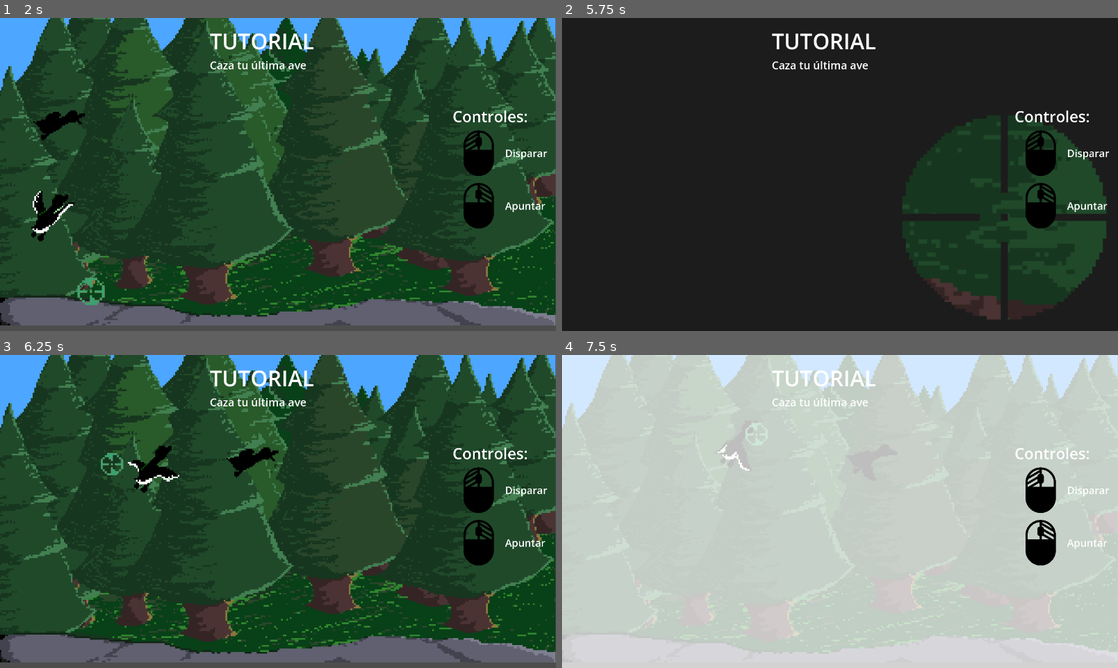
Above: before the commit, frames 1-4 (two rows, left to right).
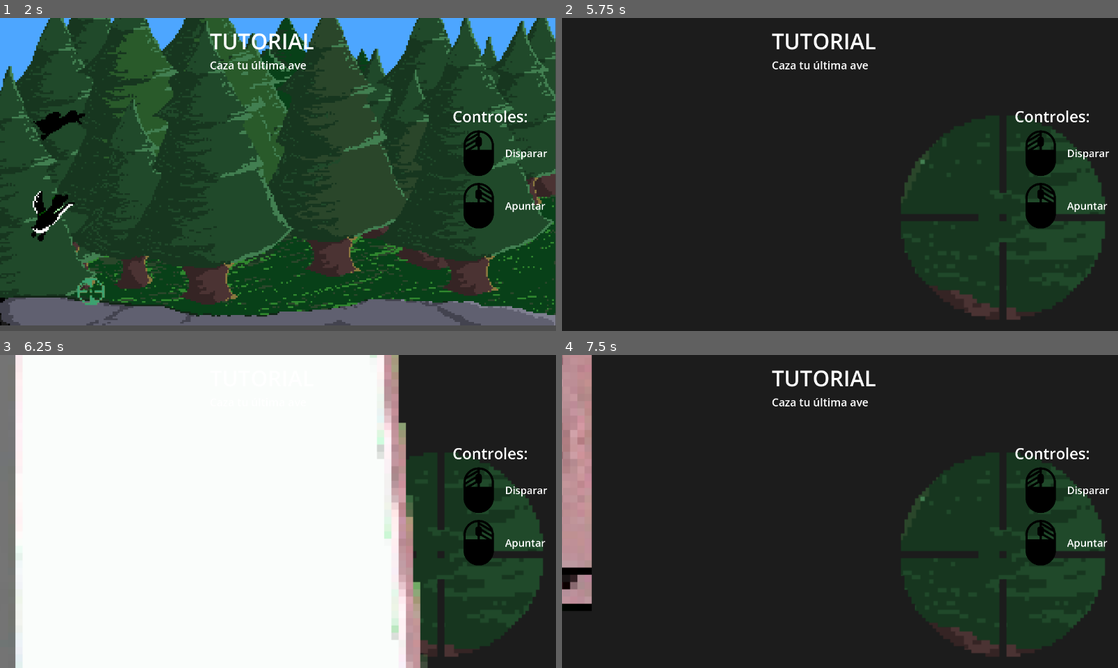
Above: after the commit, the same moments.

Repository: Zadcry/GameJam2025
Game: Godot game, scene res://menu_inicial/menuI.tscn
The game is run twice, just before and just after one commit, with the same random seed, the same clock (stepped at 60 frames per second) and the same inputs.
Inputs (mouse positions are in pixels of both pictures, inside the frame that each line leads up to):
- Up to frame 1 (2 s): click (278, 233) at 0.5 s; click (88, 290) at 1.25 s
- Up to frame 2 (5.75 s): tap Enter (ui_accept) at 2, 2.27, 3.02, 4.52, 5.27 s; move the mouse to (623, 118) at 2.02 s; right-click (623, 118) at 2.1 s; click (623, 118) at 2.17 s; move the mouse to (728, 190) at 2.77 s; right-click (728, 190) at 2.85 s; click (728, 190) at 2.92 s; move the mouse to (645, 187) at 3.52 s; right-click (645, 187) at 3.6 s; click (645, 187) at 3.67 s; move the mouse to (812, 237) at 4.27 s; right-click (812, 237) at 4.35 s; click (812, 237) at 4.42 s; move the mouse to (1006, 221) at 5.02 s; right-click (1006, 221) at 5.1 s; click (1006, 221) at 5.17 s; tap Escape (ui_cancel) at 5.65 s
- Up to frame 3 (6.25 s): move the mouse to (111, 464) at 5.77 s; right-click (111, 464) at 5.85 s; click (111, 464) at 5.92 s; tap Enter (ui_accept) at 6.02 s
- Up to frame 4 (7.5 s): move the mouse to (867, 511) at 6.52 s; right-click (867, 511) at 6.6 s; click (867, 511) at 6.67 s; move the mouse to (756, 433) at 7.27 s; right-click (756, 433) at 7.35 s; click (756, 433) at 7.42 s

Frame 1 is identical in both runs. In frame 2, 0.7% of the frame differs, in the area x 61-98%, y 31-97%; in frame 3, 90%; in frame 4, 98%, in the area x 0-100%, y 0-100%.

Commit message:
Corrrecion menu de pausa en tutorial

Diff:
--- a/project.godot
+++ b/project.godot
@@ -18,7 +18,6 @@
 [autoload]
 
 GLOBAL="*res://scripts/GLOBAL.gd"
-ScreenSettings="*res://menu_opciones/ScreenSettings.gd"
 
 [display]
 
--- a/scripts/nivel_1.gd
+++ b/scripts/nivel_1.gd
@@ -4,8 +4,6 @@
 @onready var aliados : Node = $Aliados
 @onready var enemigos : Node = $Enemigos
 @onready var enterTxt : CanvasLayer = $Enter
-@onready var misionTxt : CanvasLayer = $Mision
-@onready var rifles : AudioStreamPlayer2D = $Rifles
 @onready var menu_pausa = preload("res://menu_pausa/Menu_P.tscn").instantiate()
 @onready var game_over_menu = preload("res://game_over/gameo.tscn").instantiate()
 
@@ -23,16 +21,10 @@
 var enemigosMuertos = 0
 var levelBeaten = false
 var game_over = false
-var enemy_states: Dictionary = {}
-
-var tiempoAcomuladoEnemigos = 0.0
-var intervaloEnemigos = 1.0
+var enemy_states: Dictionary = {}  # Store position_reached for each enemy
 
 func _ready():
-	enterTxt.visible=false
-	misionTxt.visible=true
-
-	# Agregar el menú de pausa como hijo
+	enterTxt.visible = false
 	add_child(menu_pausa)
 	menu_pausa.process_mode = Node.PROCESS_MODE_ALWAYS
 	menu_pausa.visible = false
@@ -47,14 +39,8 @@
 	for enemigo in enemigos.get_children():
 		enemy_states[enemigo] = {"position_reached": false}
 
-func _input(event):
-	if event is InputEventKey and event.pressed and event.keycode == KEY_ENTER and levelBeaten:
-		get_tree().change_scene_to_file("res://escenas_niveles/nivel2.tscn")
-		return
-
 func _process(delta: float) -> void:
 	checkGameOver(delta)
-	enemyShootingSFX(delta)
 
 	if game_over or get_tree().paused:
 		Input.mouse_mode = Input.MOUSE_MODE_VISIBLE
@@ -91,7 +77,7 @@
 		enemy_states[personaje] = {"position_reached": false}
 
 	# Debug print to track enemy state
-	#print("Enemy: ", personaje.name, " Pos: ", personaje.position.y, " Reached: ", enemy_states[personaje]["position_reached"], " Scale: ", personaje.scale)
+	print("Enemy: ", personaje.name, " Pos: ", personaje.position.y, " Reached: ", enemy_states[personaje]["position_reached"], " Scale: ", personaje.scale)
 
 	# Movement
 	if personaje.position.y < MAX_POSITION_Y:
@@ -147,8 +133,6 @@
 			aliadosMuertos += 1
 	if aliadosMuertos == 2 and !levelBeaten:
 		print("todos los aliados muertos")
-		misionTxt.visible=false
-		enterTxt.visible=false
 		game_over = true
 		game_over_menu.show_game_over()
 		get_tree().paused = true
@@ -170,11 +154,3 @@
 			else:
 				enemigo.is_shooting = false
 	Input.mouse_mode = Input.MOUSE_MODE_CONFINED_HIDDEN
-
-func enemyShootingSFX(delta):
-	tiempoAcomuladoEnemigos += delta
-	if tiempoAcomuladoEnemigos >= intervaloEnemigos:
-		tiempoAcomuladoEnemigos -= intervaloEnemigos
-		for enemigo in enemigos.get_children():
-			if enemigo.is_shooting:
-				enemigo.shooting_sfx.play()
--- a/scripts/personaje_principal.gd
+++ b/scripts/personaje_principal.gd
@@ -1,17 +1,14 @@
-# Script: Personaje Jugador
+# Script 2: Personaje Jugador
 extends CharacterBody2D
 
 @onready var camera := $MainCamera
 @onready var cursor_follower := $CursorFollower
 @onready var flash_rect := $PantallaFlash
 @onready var menu_p = preload("res://menu_pausa/Menu_P.tscn").instantiate()
-@onready var disparo : AudioStreamPlayer = $Disparo
-@onready var latido : AudioStreamPlayer2D = $Latido
-@onready var respiracion : AudioStreamPlayer2D = $Respiracion
 
 const CURSOR_NORMAL = preload("res://images/puntero.png")
 const CURSOR_ZOOMED = preload("res://images/ScopeReescalada.png")
-const FLASH_DURATION := 3.2
+const FLASH_DURATION := 3.0
 
 var cordura : float
 var zoomed := false
@@ -23,23 +20,15 @@
 var amplitude : float = 0.0
 var frequency : float = 0.0
 var flash_timer = 0.0
-var flashing : bool = false
-var zoom_normal : Vector2 = Vector2(1, 1)
-var zoom_in : Vector2 = Vector2(2.5, 2.5)
-var ya_sono : bool = false
-var ya_sono_respiracion : bool = false
+var flashing := false
+var zoom_normal := Vector2(1, 1)
+var zoom_in := Vector2(2.5, 2.5)
 
 func _ready():
-	# Agregar el menú de pausa como hijo
 	add_child(menu_p)
 	menu_p.process_mode = Node.PROCESS_MODE_ALWAYS
+	menu_p.player_node = self
 	menu_p.visible = false
-	# Pasar referencia de este nodo al menú de pausa
-	menu_p.player_node = self
-	# Centrar el menú de pausa en la pantalla
-	var viewport_size = get_viewport_rect().size
-	menu_p.position = viewport_size / 2
-	# Inicializar resto de componentes
 	randomize()
 	camera.zoom = zoom_normal
 	camera.position = Vector2.ZERO
@@ -69,9 +58,6 @@
 
 	# Gestionar movimiento del cursor según cordura
 	if GLOBAL.cordura > 95.0 and GLOBAL.cordura <= 100.0:
-		if not ya_sono_respiracion:
-			respiracion.play()
-			ya_sono_respiracion = true
 		amplitude = 2.5
 		frequency = 1.5
 		var offset_x = sin(time * frequency) * amplitude
@@ -86,11 +72,6 @@
 		var offset = Vector2(offset_x, offset_y)
 		cursor_follower.global_position = world_mouse_pos + offset
 	elif GLOBAL.cordura > 70 and GLOBAL.cordura <= 85:
-		if respiracion.playing:
-			respiracion.stop()
-		if not ya_sono:
-			latido.play()
-			ya_sono = true
 		var shake_strength = 0.4
 		var offset = Vector2(
 			randf_range(-shake_strength, shake_strength),
@@ -105,11 +86,12 @@
 		)
 		cursor_follower.global_position = world_mouse_pos + offset
 	elif GLOBAL.cordura > 45 and GLOBAL.cordura <= 60:
-		if latido.playing:
-			latido.stop()
-		cursor_follower.global_position = world_mouse_pos
-	elif GLOBAL.cordura > 35  and GLOBAL.cordura <= 45:
-		cursor_follower.global_position = world_mouse_pos
+		var shake_strength = 1
+		var offset = Vector2(
+			randf_range(-shake_strength, shake_strength),
+			randf_range(-shake_strength, shake_strength)
+		)
+		cursor_follower.global_position = world_mouse_pos + offset
 	else:
 		cursor_follower.global_position = world_mouse_pos
 
@@ -133,9 +115,6 @@
 			paused = true
 			get_tree().paused = true
 			menu_p.visible = true
-			# Llamar a la función para mostrar el menú si existe
-			if menu_p.has_method("show_pause_menu"):
-				menu_p.show_pause_menu()
 			Input.mouse_mode = Input.MOUSE_MODE_VISIBLE
 
 func _unhandled_input(event):
@@ -143,7 +122,6 @@
 	if paused or game_over:
 		return
 	if event is InputEventMouseButton and event.button_index == MOUSE_BUTTON_LEFT and event.pressed and GLOBAL.scoped:
-		disparo.play()
 		iniciar_flash()
 
 func follow_cursor():
--- a/scripts/tutorial.gd
+++ b/scripts/tutorial.gd
@@ -2,6 +2,8 @@
 
 @onready var pato1 : Area2D = $Animales
 @onready var pato2 : Area2D = $Animales2
+
+@onready var menu_pausa = preload("res://menu_pausa/Menu_P.tscn").instantiate()
 
 var PATO1_SPEED : float = randf_range(85, 105)
 var PATO2_SPEED_X : float = randf_range(55, 75)
@@ -23,8 +25,17 @@
 		anim2.play()
 		anim2.speed_scale = 1.7
 
+	# Añadir menú de pausa
+	add_child(menu_pausa)
+	menu_pausa.process_mode = Node.PROCESS_MODE_ALWAYS
+	menu_pausa.visible = false
+	menu_pausa.z_index = 100
 
 func _process(delta: float) -> void:
+	if get_tree().paused:
+		return
+
+	# Movimiento pato1 horizontal
 	pato1.position.x += PATO1_SPEED * delta
 	if pato1.position.x > SCREEN_LIMIT_X:
 		pato1.position.x = RESET_POSITION_X
@@ -34,7 +45,14 @@
 		pato2.position.x += PATO2_SPEED_X * delta
 		pato2.position.y -= PATO2_SPEED_Y * delta
 
-
 	if pato2.position.x > SCREEN_LIMIT_X or pato2.position.y < SCREEN_LIMIT_Y:
 		pato2.position.x = RESET_POSITION_X
 		pato2.position.y = RESET_POSITION_Y
+
+	# Pausar juego con ESC
+	if Input.is_action_just_pressed("ui_cancel"):
+		get_tree().paused = true
+		menu_pausa.visible = true
+		if menu_pausa.has_method("show_pause_menu"):
+			menu_pausa.show_pause_menu()
+		Input.mouse_mode = Input.MOUSE_MODE_VISIBLE
Not shown: 1 places in escenas_niveles/tutorial.tscn that only renumber resources
